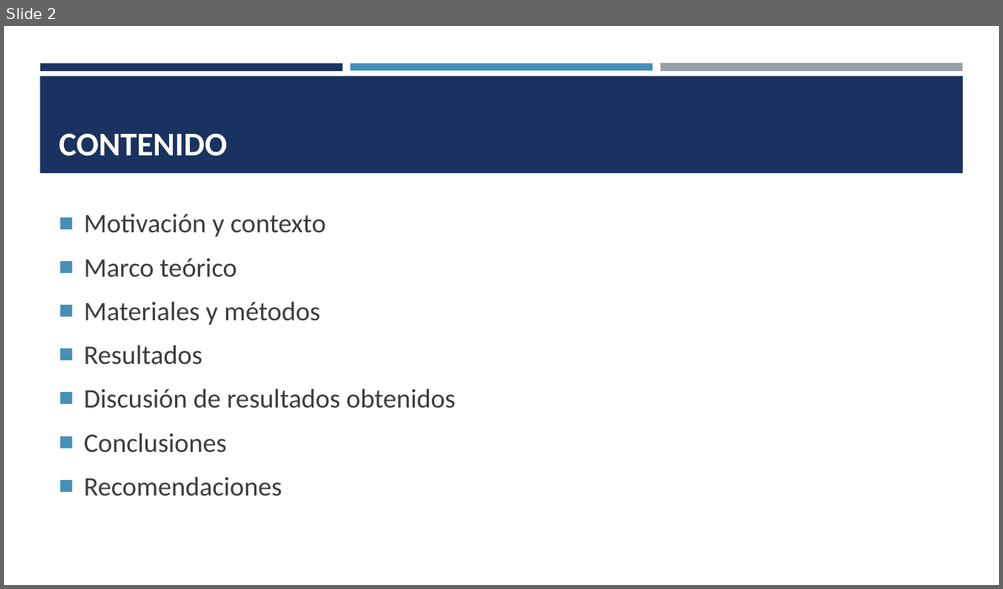
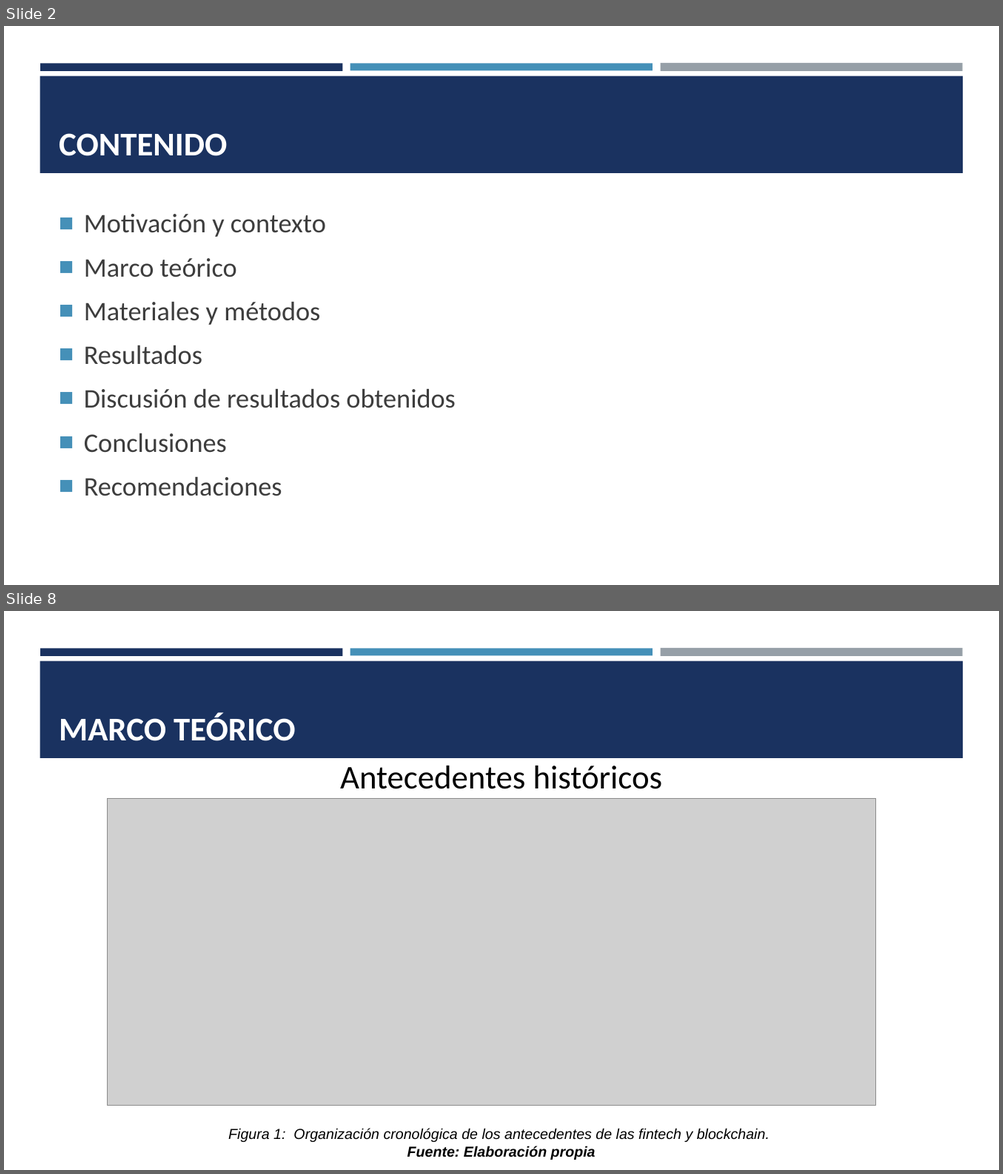
Before and after one commit to jfnando3030/Maestria-de-Sofware, a slide deck: Tesis/Diapositivas tesis.pptx. Shown one above the other, each under a label of ours: slide 2 before the commit, slides 2 and 8 after it; the slides between them are not shown. The pictures are 1003x589 and 1003x1174 pixels, drawn with LibreOffice and Linux fonts; fonts in the diff are those of the drawing; grey boxes stand for pictures. Boxes give left, top, right and bottom in pixels: in the first picture for what was removed or moved away, otherwise in the second. Text is boxed around its words. In the diff, an @@ line names an element or a change of style, - is before the commit and + after.

```diff
--- a/Tesis/Diapositivas tesis.pptx
+++ b/Tesis/Diapositivas tesis.pptx
@@ slide 8 added at (4,611,999,1170), background #FFFFFF; not listed: 4 template elements that a slide beside it also shows @@
@@ title added at (59,712,295,741), 32 pt, text #FFFFFF, bold @@
+MARCO TEÓRICO
@@ text added at (340,766,663,789), 32 pt, text #000000 @@
+Antecedentes históricos
@@ picture added at (108,798,876,1105) @@
@@ text added at (228,1128,769,1160), 14 pt, text #000000, italic @@
+Figura 1: Organización cronológica de los antecedentes de las fintech y blockchain.
+Fuente: Elaboración propia
```
Also in this commit, not shown: 6 slides changed, 6 other slides added, 2 other files.
